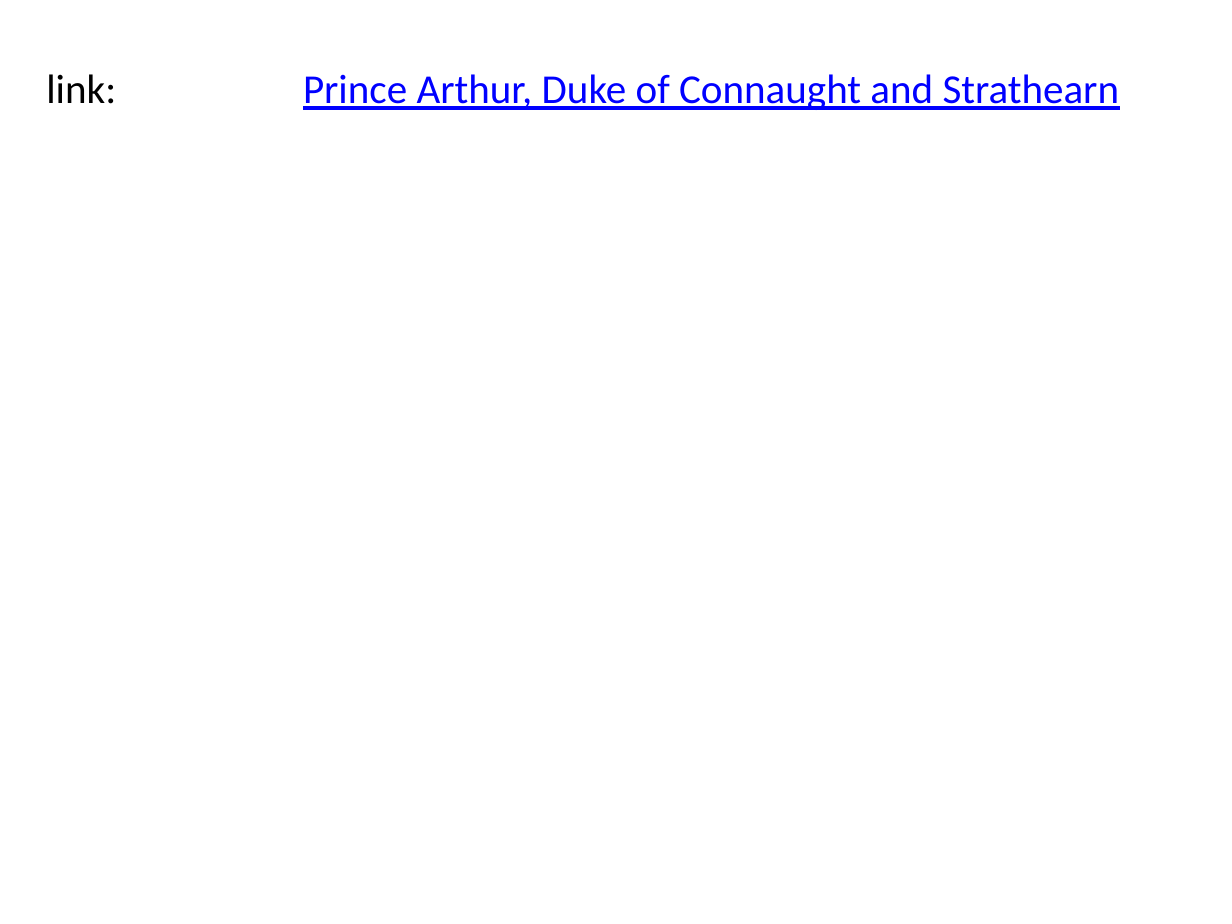
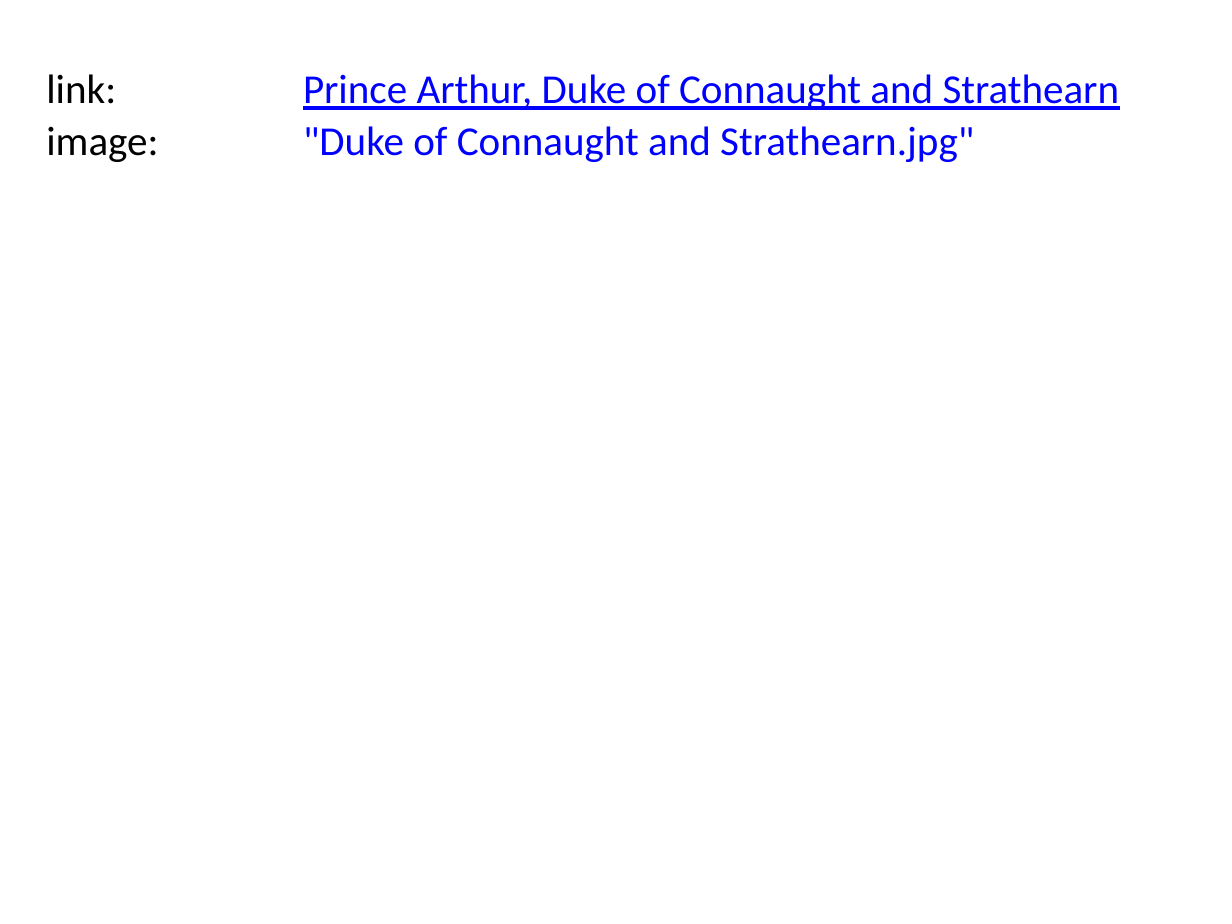
Before and after one commit to BITPlan/com.bitplan.simplegraph, a slide deck: slide 8 of QueenVictoria.pptx. Drawn at 1232x924 pixels with LibreOffice and Linux fonts; fonts in the diff are those of the drawing. Boxes give left, top, right and bottom in pixels: in the first picture for what was removed or moved away, otherwise in the second. Text is boxed around its words. In the diff, an @@ line names an element or a change of style, - is before the commit and + after.

```diff
--- a/QueenVictoria.pptx
+++ b/QueenVictoria.pptx
@@ text added at (x1=46, y1=126, x2=158, y2=162), 24 pt, text #000000 @@
+image:
@@ text added at (x1=303, y1=126, x2=974, y2=162), 24 pt, text #0000FF @@
+"Duke of Connaught and Strathearn.jpg"
```
Also in this commit, not shown: 9 other slides changed, 7 other files.
